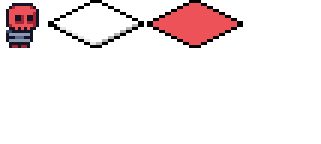
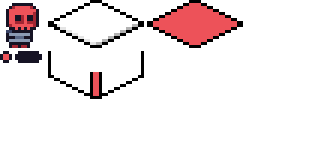
Revision of a layered (321, 144) image; what changed, layer by layer:
added layer "Layer 3" above "Hero" over 48, 51, 144, 99
renamed "Layer 3" to "Hero", painted on it over 0, 51, 42, 63
